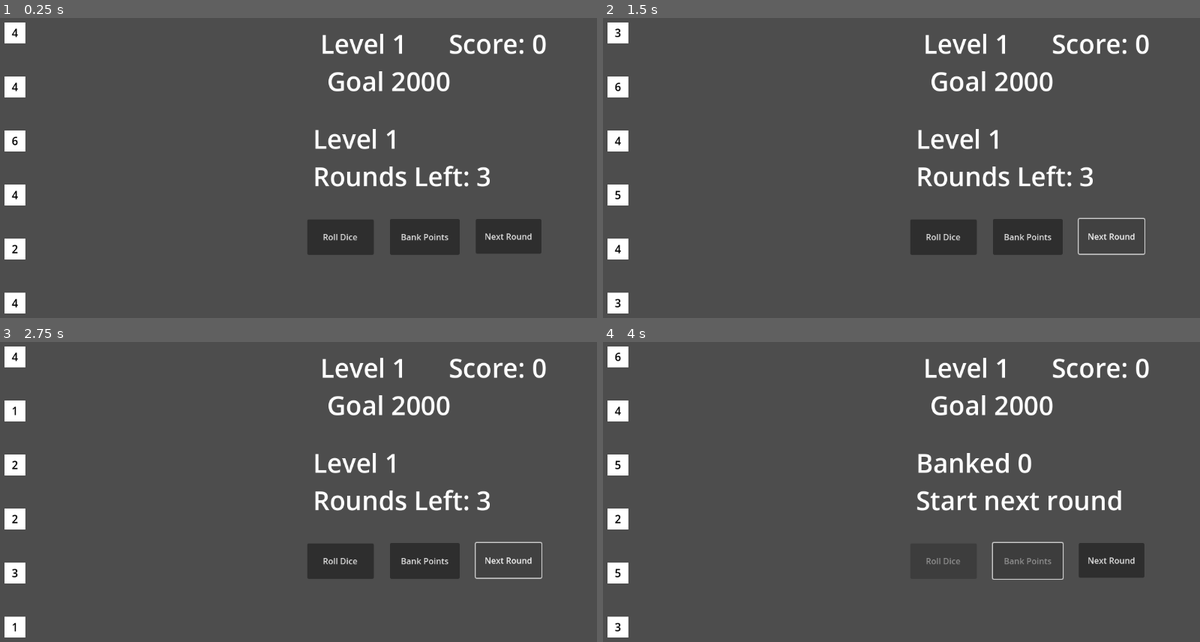
Above: before the commit, frames 1-4 (two rows, left to right).
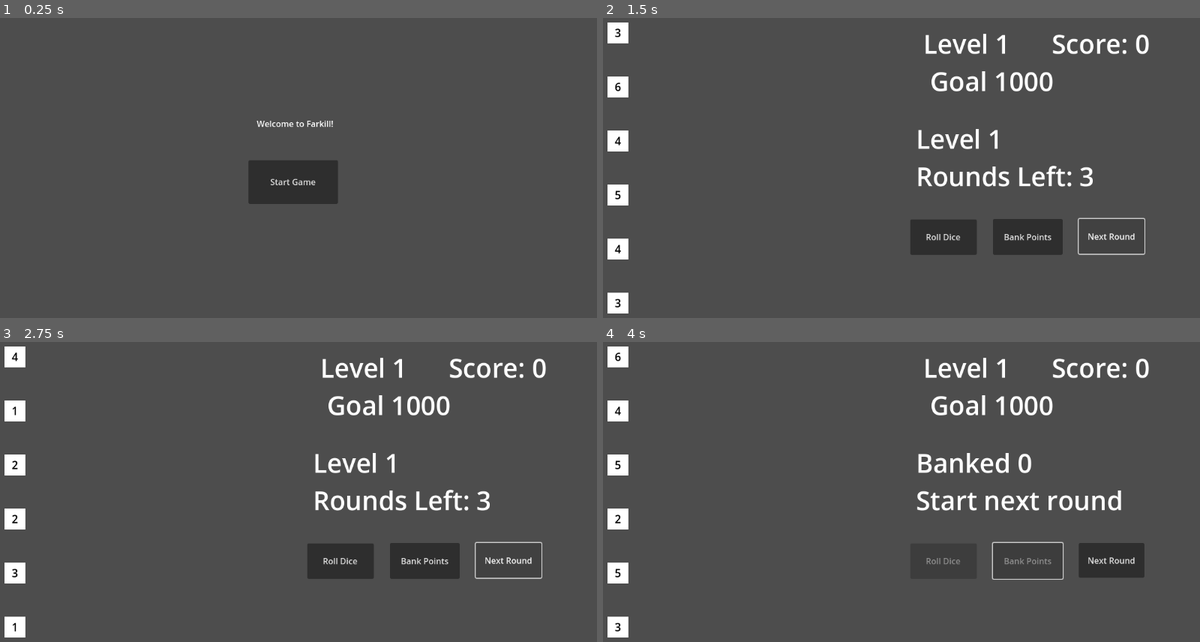
Above: after the commit, the same moments.

Repository: patrickbeekman/farkill
Game: Godot game, scene res://scenes/StartScreen.tscn
The game is run twice, just before and just after one commit, with the same random seed, the same clock (stepped at 60 frames per second) and the same inputs. Before the commit the project starts from res://scenes/Main.tscn.
Inputs (mouse positions are in pixels of both pictures, inside the frame that each line leads up to):
- Up to frame 1 (0.25 s): no input
- Up to frame 2 (1.5 s): click (895, 183) at 0.5 s, where only the run after the commit has a clickable "Start Game"; click "Next Round" at 1.25 s
- Up to frame 3 (2.75 s): click "Next Round" at 2 s
- Up to frame 4 (4 s): click "Roll Dice" at 2.75 s; click "Bank Points" at 3.5 s

The runs differ from the first frame. In frame 1, 9.9% of the frame differs, in the area x 0-92%, y 1-99%; in frame 2, less than 0.1%; in frame 3, less than 0.1%; in frame 4, less than 0.1%.

Commit message:
Added a start screen and restart after the gameover

Diff:
--- a/Main.gd
+++ b/Main.gd
@@ -12,7 +12,7 @@
 var total_score := 0
 
 var current_level := 1
-var goal_score := 2000
+var goal_score := 1000
 var rounds_left := 3
 
 func _ready():
@@ -87,7 +87,7 @@
 
 func _reset_dice():
 	var roll_container = $VBoxContainer/RollContainer
-	var selected_container = $VBoxContainer/SelectedDiceContainer
+	var selected_container = $VBoxContainer/KeptContainer
 
 	for die in dice_instances:
 		# Ensure die is moved back to roll container if it's not already there
@@ -124,7 +124,7 @@
 
 func _next_level():
 	current_level += 1
-	goal_score += 1000  # dynamic scaling
+	goal_score += 500  # dynamic scaling
 	rounds_left = 3
 	total_score = 0
 
@@ -143,6 +143,13 @@
 		if total_score >= goal_score:
 			_next_level()
 		else:
-			$ScoreLabel.text += "\nGAME OVER! You needed " + str(goal_score)
+			$ScoreLabel.text += "\nGAME OVER! Click to return.\nYou needed " + str(goal_score)
+			$ActionButtons/BankButton.disabled = true
+			$RollButton.disabled = true
+			$NextRound.disabled = true  # if you have one
+
+			# Delay and return to start
+			await get_tree().create_timer(0.5).timeout
+			get_tree().change_scene_to_file("res://scenes/StartScreen.tscn")
 	else:
 		$ScoreLabel.text += "\nStart next round"
--- /dev/null
+++ b/StartScreen.gd
@@ -0,0 +1,4 @@
+extends Control
+
+func _on_start_button_pressed():
+	get_tree().change_scene_to_file("res://scenes/Main.tscn")
--- a/project.godot
+++ b/project.godot
@@ -11,7 +11,7 @@
 [application]
 
 config/name="Farkill"
-run/main_scene="uid://chgnq4kiitypa"
+run/main_scene="uid://v5brb54j31oa"
 config/features=PackedStringArray("4.4", "Mobile")
 config/icon="res://icon.svg"
 
--- /dev/null
+++ b/scenes/StartScreen.tscn
@@ -0,0 +1,32 @@
+[gd_scene load_steps=2 format=3 uid="uid://v5brb54j31oa"]
+
+[ext_resource type="Script" uid="uid://bdxsu5w1l66xa" path="res://StartScreen.gd" id="1_4vrcr"]
+
+[node name="Control" type="Control"]
+layout_mode = 3
+anchors_preset = 15
+anchor_right = 1.0
+anchor_bottom = 1.0
+grow_horizontal = 2
+grow_vertical = 2
+script = ExtResource("1_4vrcr")
+
+[node name="Label" type="Label" parent="."]
+layout_mode = 0
+offset_left = 470.0
+offset_top = 181.0
+offset_right = 675.0
+offset_bottom = 260.0
+text = "Welcome to Farkill!"
+horizontal_alignment = 1
+vertical_alignment = 1
+
+[node name="Button" type="Button" parent="."]
+layout_mode = 0
+offset_left = 482.0
+offset_top = 291.0
+offset_right = 654.0
+offset_bottom = 375.0
+text = "Start Game"
+
+[connection signal="pressed" from="Button" to="." method="_on_start_button_pressed"]
Not shown, added: StartScreen.gd.uid
